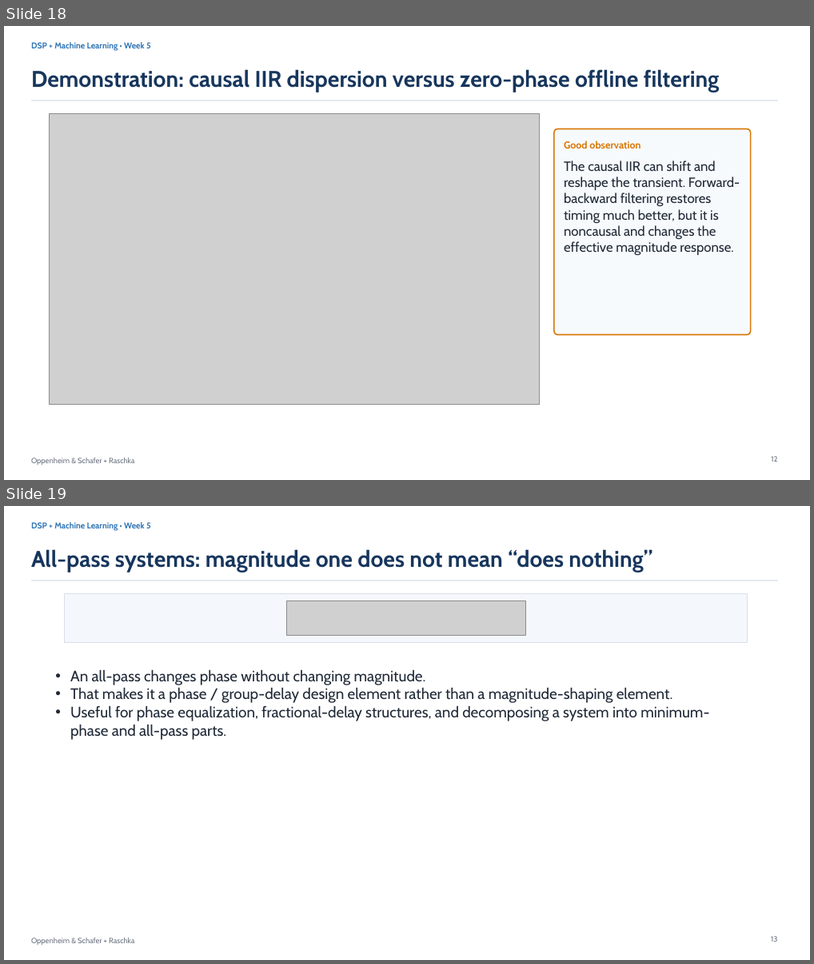
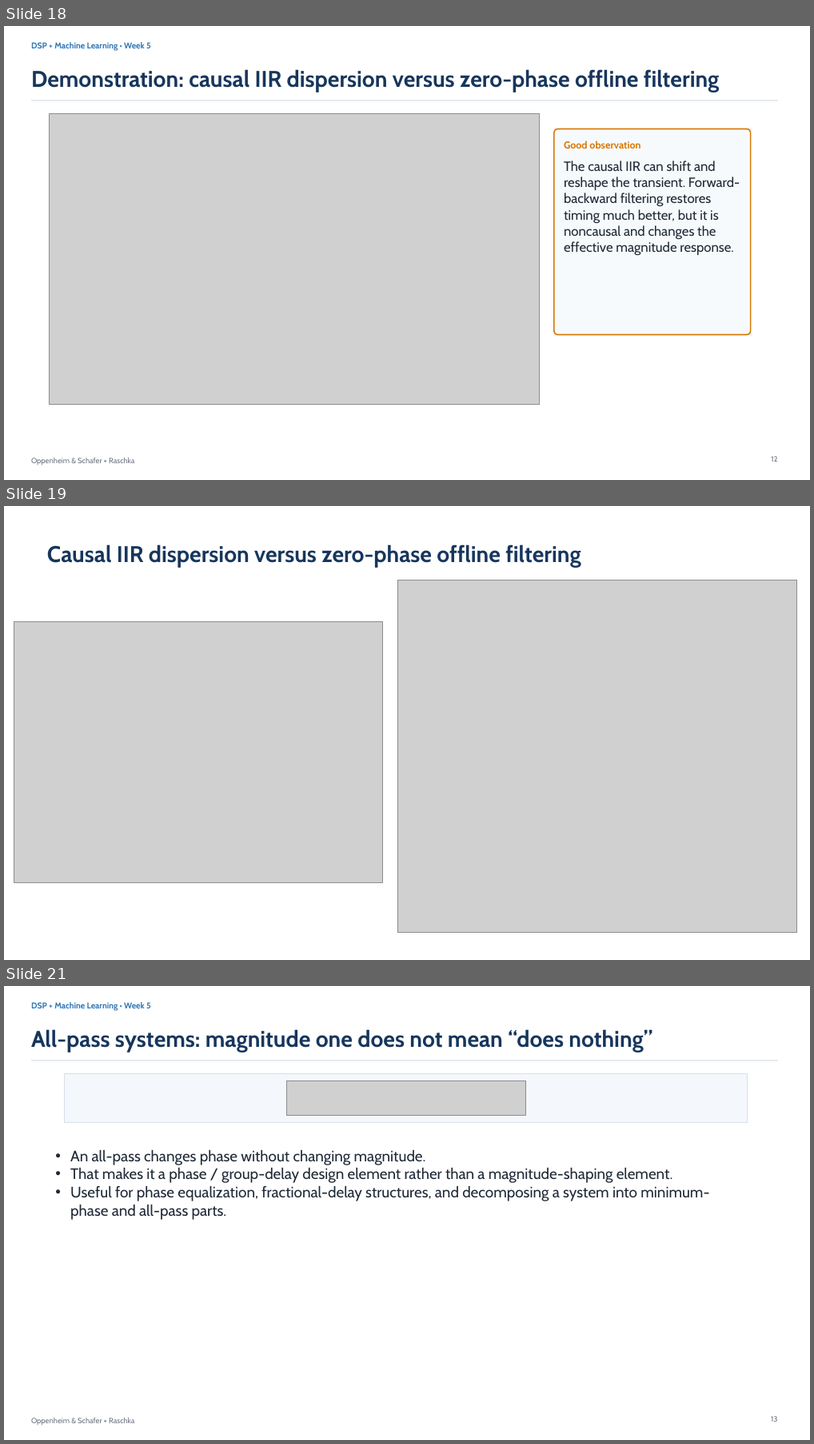
Before and after one commit to mathys2000/ecen45632_f26, a slide deck: lecture_slides/Week5_Lecture9_Time_Frequency_Responses_Group_Delay_092226_myAnnotated.pptx. Shown one above the other, each under a label of ours: slides 18 and 19 before the commit, slides 18, 19 and 21 after it; the slides between them are not shown. The pictures are 814x964 and 814x1444 pixels, drawn with LibreOffice and Linux fonts; fonts in the diff are those of the drawing; grey boxes stand for pictures. Boxes give left, top, right and bottom in pixels: in the first picture for what was removed or moved away, otherwise in the second. Text is boxed around its words. In the diff, an @@ line names an element or a change of style, - is before the commit and + after.

```diff
--- a/lecture_slides/Week5_Lecture9_Time_Frequency_Responses_Group_Delay_092226_myAnnotated.pptx
+++ b/lecture_slides/Week5_Lecture9_Time_Frequency_Responses_Group_Delay_092226_myAnnotated.pptx
@@ slide 19 added at [4, 506, 810, 960], background #FFFFFF @@
@@ text added at [47, 544, 581, 567], 27 pt, text #17365D, bold @@
+Causal IIR dispersion versus zero-phase offline filtering
@@ picture added at [398, 580, 797, 932] @@
@@ picture added at [14, 621, 382, 882] @@
@@ what was slide 19 is now slide 21 @@
```
Also in this commit, not shown: 7 slides changed, 1 other slide added, 1 slide removed, 18 other files.
